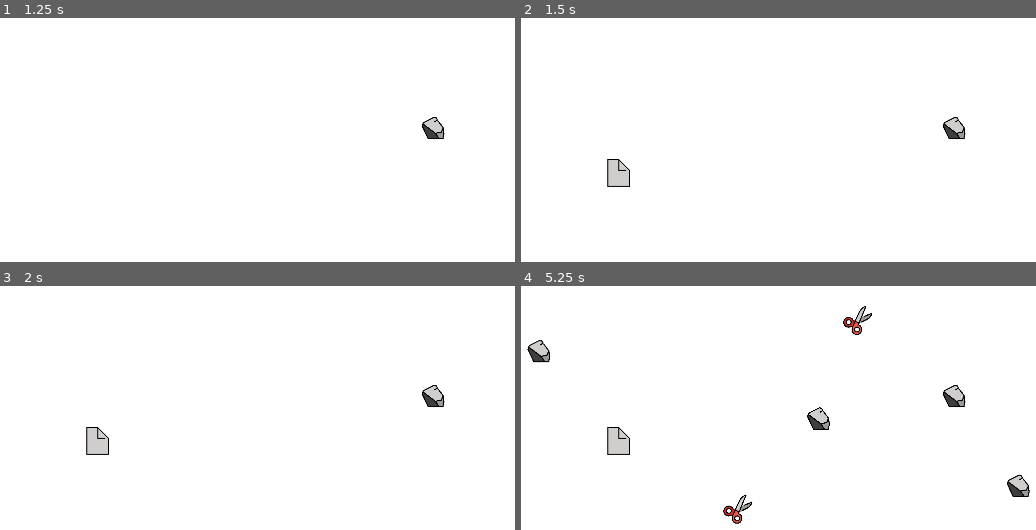
Above: before the commit, frames 1-4 (two rows, left to right).
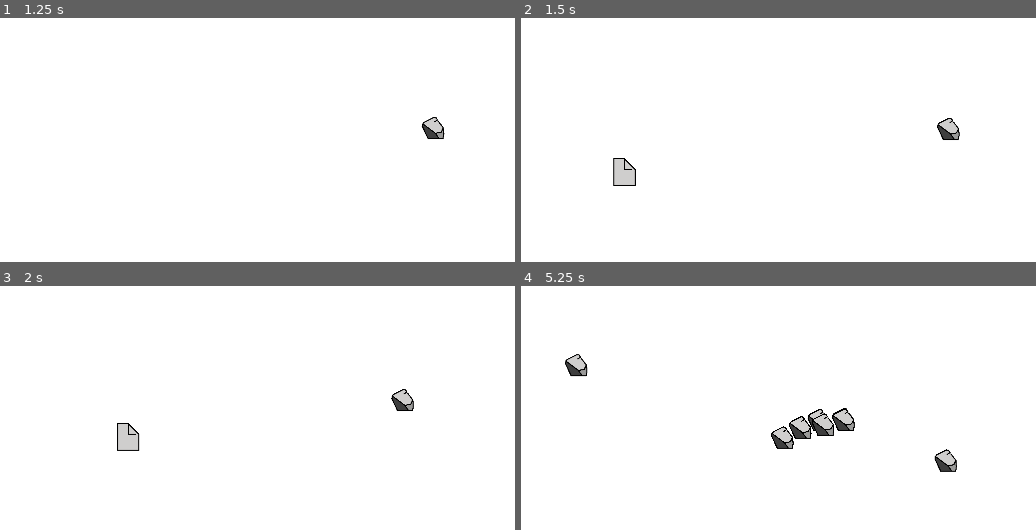
Above: after the commit, the same moments.

Repository: EthanDenny/RockPaperScissors
Game: Godot game, scene res://Main.tscn
The game is run twice, just before and just after one commit, with the same random seed, the same clock (stepped at 60 frames per second) and the same inputs.
Inputs (mouse positions are in pixels of both pictures, inside the frame that each line leads up to):
- Up to frame 1 (1.25 s): tap Enter at 0.5 s; move the mouse to (432, 127) at 0.52 s; click (432, 127) at 0.6 s
- Up to frame 2 (1.5 s): tap Space at 1.25 s; move the mouse to (618, 174) at 1.27 s; click (618, 174) at 1.35 s
- Up to frame 3 (2 s): no input
- Up to frame 4 (5.25 s): move the mouse to (860, 320) at 2.02 s; click (860, 320) at 2.1 s; move the mouse to (737, 508) at 2.77 s; click (737, 508) at 2.85 s; move the mouse to (1020, 486) at 3.52 s; click (1020, 486) at 3.6 s; move the mouse to (536, 351) at 4.27 s; click (536, 351) at 4.35 s; move the mouse to (819, 417) at 5.02 s; click (819, 417) at 5.1 s

Frame 1 is identical in both runs. In frame 2, 0.7% of the frame differs, in the area x 16-87%, y 40-70%; in frame 3, 1.5%; in frame 4, 3.8%, in the area x 1-99%, y 8-98%.
Error before the commit: Invalid type in function 'nearest' in base 'Node2D (Main.gd)'. Cannot convert argument 1 from Object to Vector2. (res://Scripts/Hand.gd:44)

Commit message:
Fixed bugs and unexpected behaviour in nearest()

Diff:
--- a/Main.gd
+++ b/Main.gd
@@ -17,19 +17,30 @@
 		add_child(new_hand)
 
 
-func nearest(pos : Vector2, ids : Array):
-	var nearest_no_type
+func nearest(hand, ids : Array):
+	var nearest_no_type = null
 	var nearest_with_type = null
 
+	var pos = hand.position
+
 	for child in get_children():
+		if child.type_id == hand.type_id: continue
+
 		var dist = pos.distance_to(child.position)
-		var near_dist = pos.distance_to(nearest_no_type.position)
-		var near_type_dist = pos.distance_to(nearest_with_type.position)
 
-		if dist < near_dist:
+		if nearest_no_type == null:
 			nearest_no_type = child
-		if dist < nearest_with_type and child.type_id in ids:
+		else:
+			var near_dist = pos.distance_to(nearest_no_type.position)
+			if dist < near_dist:
+				nearest_no_type = child
+
+		if nearest_with_type == null:
 			nearest_with_type = child
+		else:
+			var near_dist = pos.distance_to(nearest_with_type.position)
+			if dist < near_dist and child.type_id in ids:
+				nearest_with_type = child
 
 	if nearest_with_type == null:
 		return nearest_no_type
